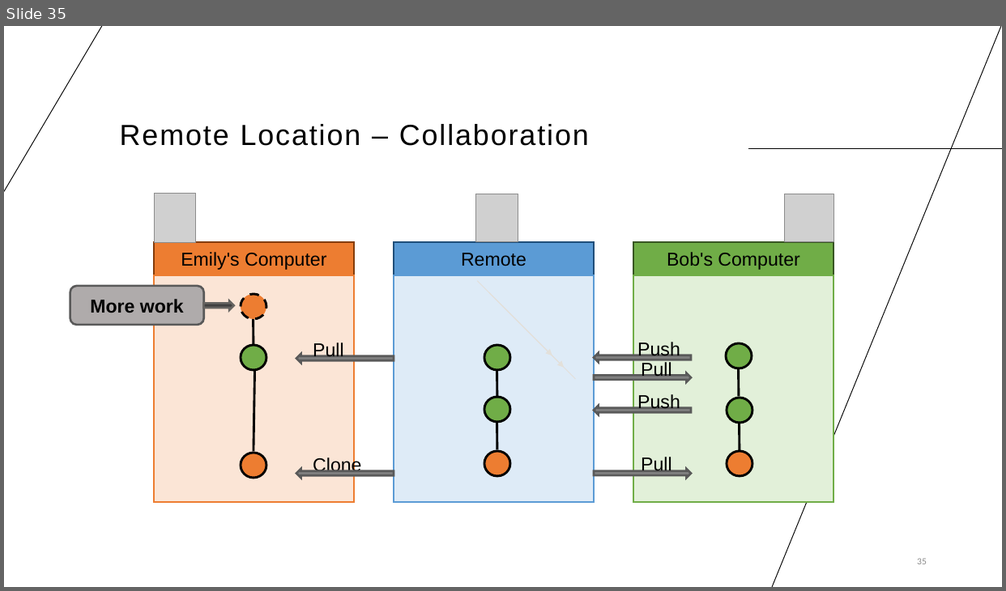
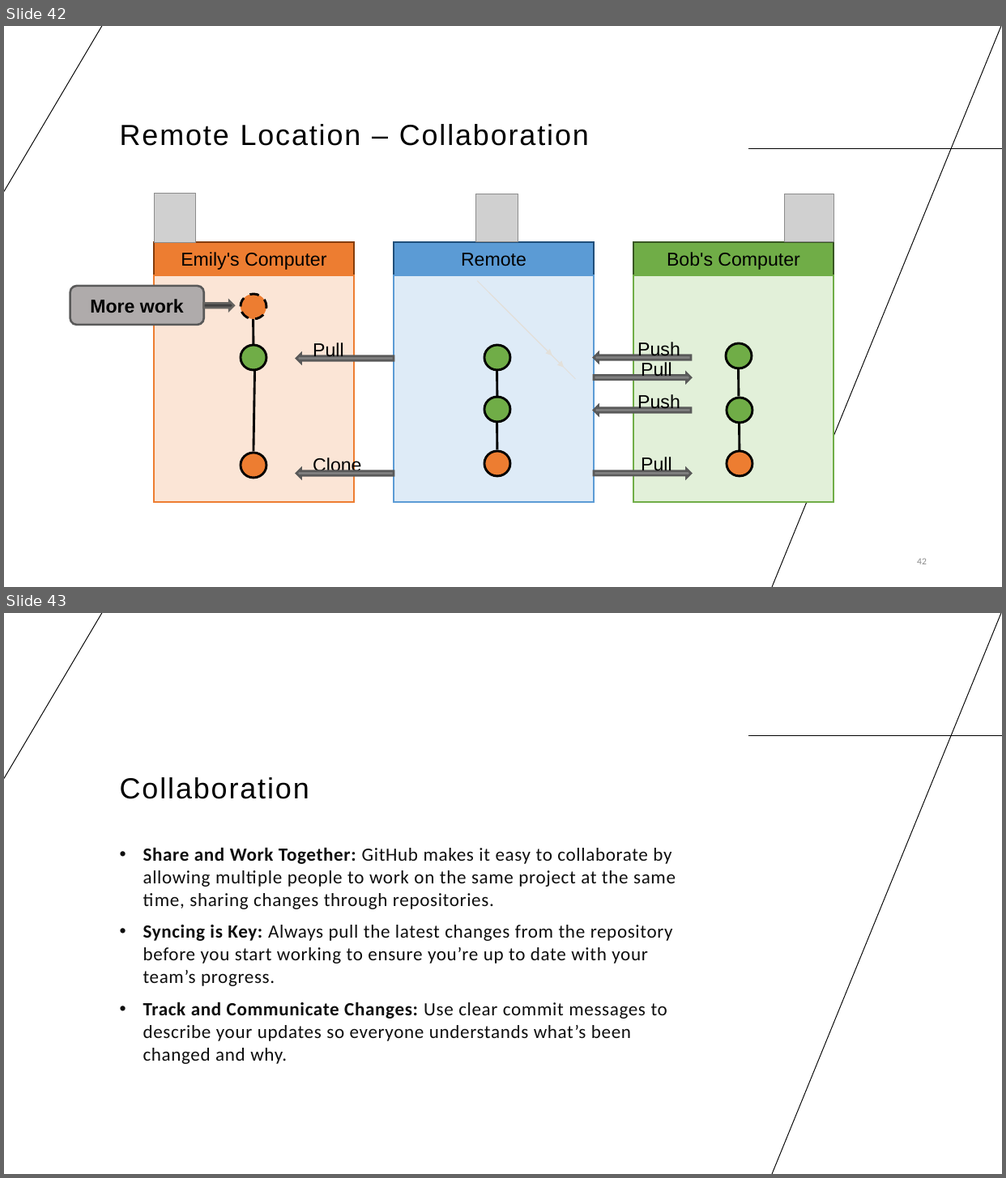
Before and after one commit to cassandra-hui/GitHub-Workshop, a slide deck: Day_1.pptx. Shown one above the other, each under a label of ours: slide 35 before the commit, slides 42 and 43 after it. The pictures are 1006x591 and 1006x1178 pixels, drawn with LibreOffice and Linux fonts; fonts in the diff are those of the drawing; grey boxes stand for pictures. Boxes give left, top, right and bottom in pixels: in the first picture for what was removed or moved away, otherwise in the second. Text is boxed around its words. In the diff, an @@ line names an element or a change of style, - is before the commit and + after.

```diff
--- a/Day_1.pptx
+++ b/Day_1.pptx
@@ slide 43 added at (x1=4, y1=613, x2=1002, y2=1174), background #FFFFFF; not listed: 3 template elements that a slide beside it also shows @@
@@ title added at (x1=120, y1=777, x2=309, y2=799), 28 pt, text #000000 @@
+Collaboration
@@ text added at (x1=143, y1=847, x2=675, y2=1064), 18 pt, text #0E0E0E @@
+• Share and Work Together: GitHub makes it easy to collaborate by allowing multiple people to work on the same project at the same time, sharing changes through repositories.
+• Syncing is Key: Always pull the latest changes from the repository before you start working to ensure you’re up to date with your team’s progress.
+• Track and Communicate Changes: Use clear commit messages to describe your updates so everyone understands what’s been changed and why.
@@ what was slide 35 is now slide 42 @@
@@ page number at (x1=917, y1=558, x2=927, y2=565): text changed @@
-35
+42
```
Also in this commit, not shown: 15 slides changed, 9 other slides added, 2 slides removed, 5 other files.
